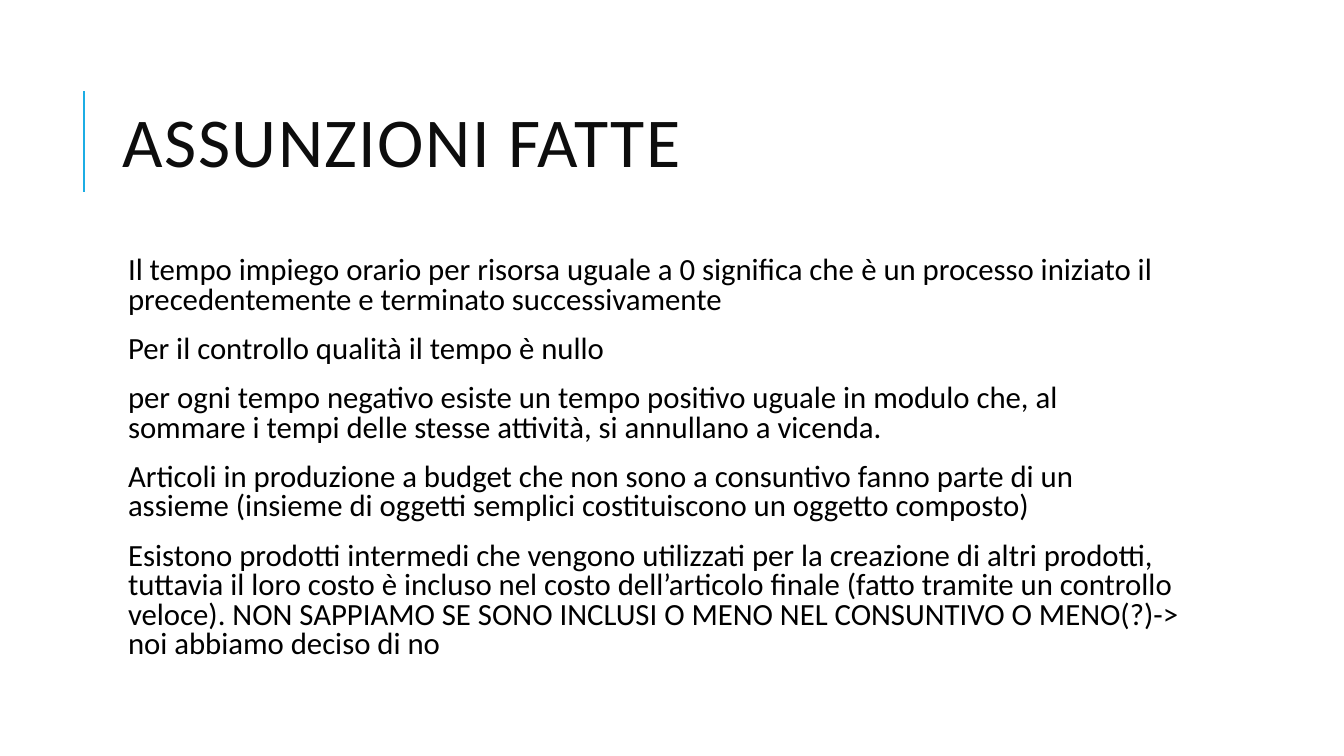
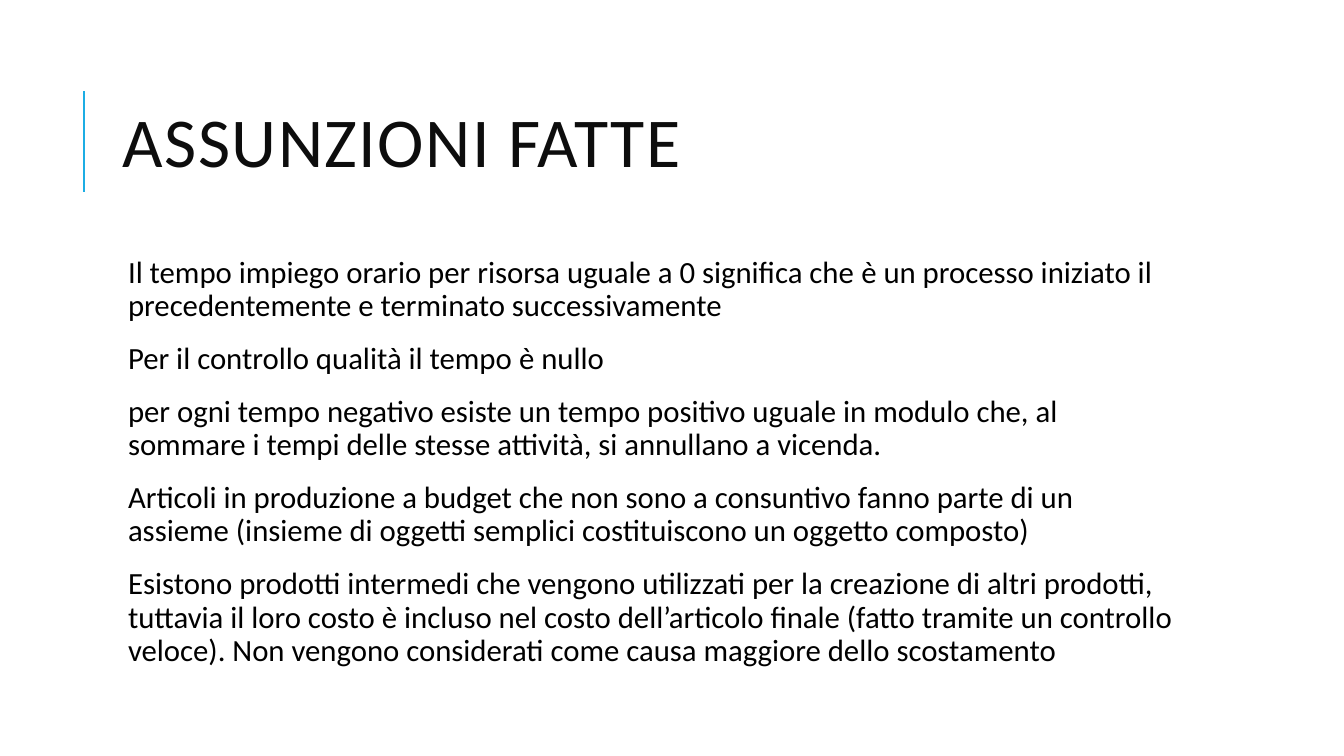
Before and after one commit to VinciGit00/SCGProject, a slide deck: slide 5 of Document/PresentazioneProgetto.pptx. Drawn at 1344x756 pixels with LibreOffice and Linux fonts; fonts in the diff are those of the drawing. Boxes give left, top, right and bottom in pixels: in the first picture for what was removed or moved away, otherwise in the second. Text is boxed around its words. In the diff, an @@ line names an element or a change of style, - is before the commit and + after.

```diff
--- a/Document/PresentazioneProgetto.pptx
+++ b/Document/PresentazioneProgetto.pptx
@@ text at bbox=[128, 261, 1152, 547]: line spacing 0.8 to 0.9 @@
@@ text at bbox=[128, 572, 1172, 667]: text changed @@
-  Esistono prodotti intermedi che vengono utilizzati per la creazione di altri prodotti, tuttavia il loro costo è incluso nel costo dell’articolo finale (fatto tramite un controllo veloce). NON SAPPIAMO SE SONO INCLUSI O MENO NEL CONSUNTIVO O MENO(?)-> noi abbiamo deciso di no
+  Esistono prodotti intermedi che vengono utilizzati per la creazione di altri prodotti, tuttavia il loro costo è incluso nel costo dell’articolo finale (fatto tramite un controllo veloce). Non vengono considerati come causa maggiore dello scostamento
```
Also in this commit, not shown: 1 other slide changed, 4 other files.
